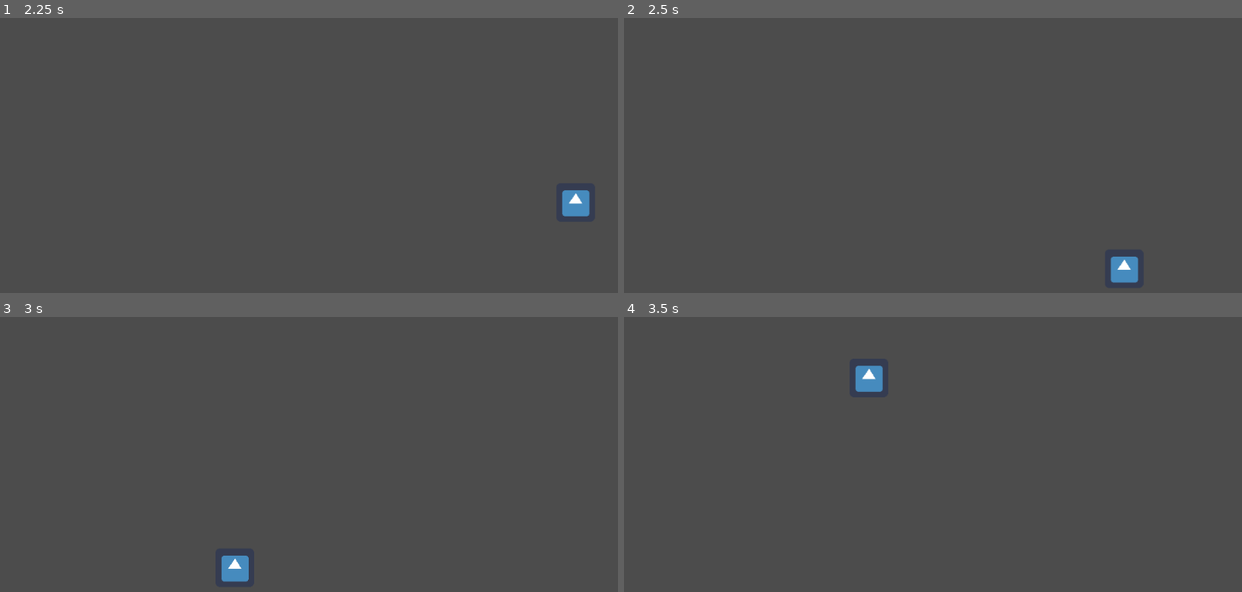
Above: before the commit, frames 1-4 (two rows, left to right).
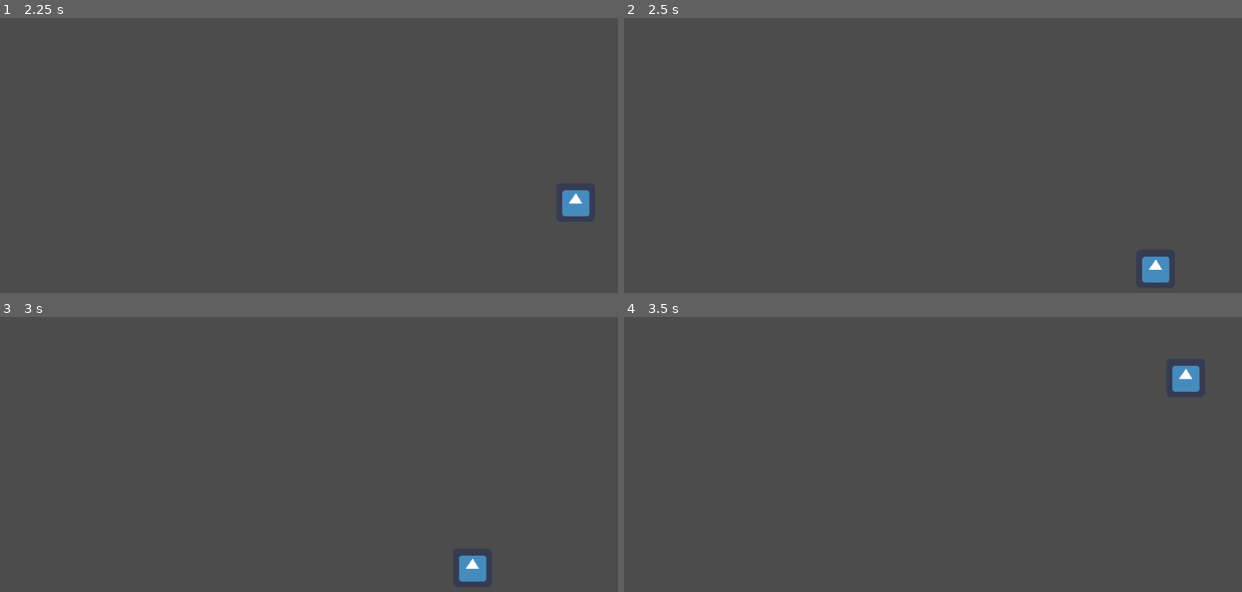
Above: after the commit, the same moments.

Repository: Rufusnu/itecgame
Game: Godot game, scene res://TestWorld.tscn
The game is run twice, just before and just after one commit, with the same random seed, the same clock (stepped at 60 frames per second) and the same inputs. The project has no main scene, so this scene is started directly. The engine's default icon, where the game draws it, is replaced by a stand-in: a white triangle on a blue panel in a dark square.
Inputs:
- Up to frame 1 (2.25 s): hold Right (ui_right) 0.53-2.03 s; tap Up (ui_up) at 0.77, 1.52 s; hold Left (ui_left) from 2.03 s (still down)
- Up to frame 2 (2.5 s): keep holding Left (ui_left)
- Up to frame 3 (3 s): release Left (ui_left) at 2.78 s; hold Right (ui_right) from 2.78 s (still down)
- Up to frame 4 (3.5 s): keep holding Right (ui_right); tap Up (ui_up) at 3.02 s

Frame 1 is identical in both runs. In frame 2, 0.9% of the frame differs, in the area x 78-89%, y 86-97%; in frame 3, 0.8%; in frame 4, 0.8%.

Commit message:
Add friction

Diff:
--- a/Player.gd
+++ b/Player.gd
@@ -36,7 +36,7 @@
 		# anim stuff
 
 	if move_left:
-		g_velocity.x = max(g_velocity.x - E_ACCEL, -E_MAX_FALL_SPEED)
+		g_velocity.x = max(g_velocity.x - E_ACCEL, -E_MAX_WALK_SPEED)
 		# anim stuff
 
 	if move_jump and on_floor:
@@ -50,8 +50,13 @@
 	else:
 		g_velocity.y = min(g_velocity.y + E_GRAVITY, E_MAX_FALL_SPEED)
 
+	if !move_right and !move_left:
+		if on_floor:
+			g_velocity.x = lerp(g_velocity.x, 0, 0.2)
+		else:
+			g_velocity.x = lerp(g_velocity.x, 0, 0.01)
 	# probably more anim stuff
-
+	print(g_velocity.x)
 
 	move_and_slide(g_velocity, C_NORMAL)
 	# end of movement
